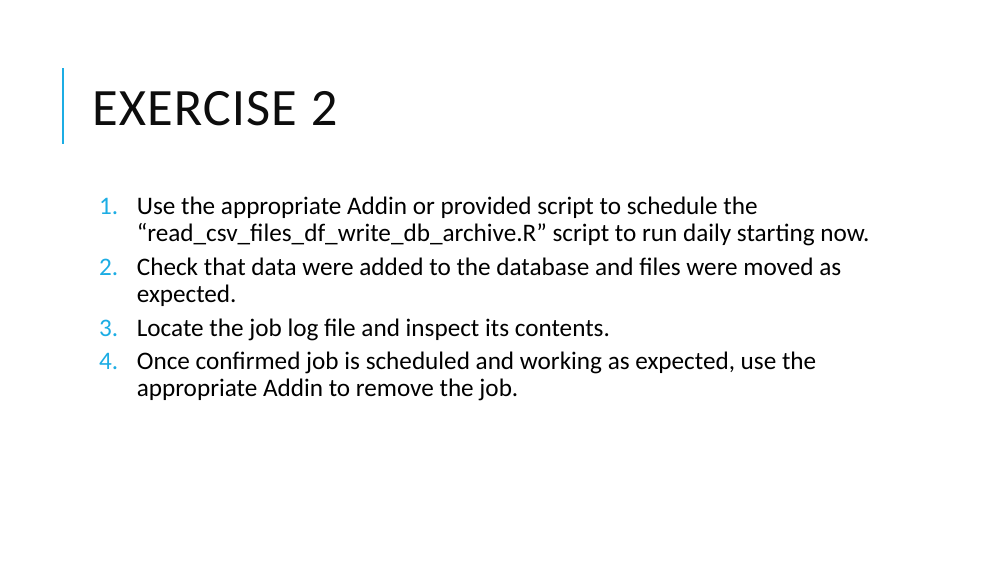
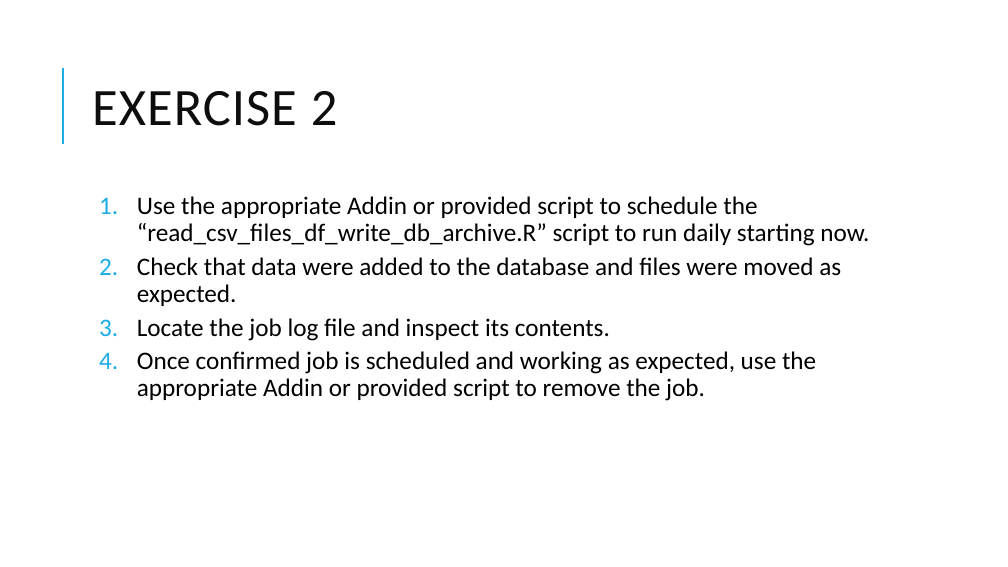
Before and after one commit to pcmathias/databases-dashboards-in-R, a slide deck: slide 21 of slides/05 - Automation.pptx. Drawn at 1008x567 pixels with LibreOffice and Linux fonts; fonts in the diff are those of the drawing. Boxes give left, top, right and bottom in pixels: in the first picture for what was removed or moved away, otherwise in the second. Text is boxed around its words. In the diff, an @@ line names an element or a change of style, - is before the commit and + after.

```diff
--- a/slides/05 - Automation.pptx
+++ b/slides/05 - Automation.pptx
@@ text at bbox=[137, 351, 816, 401]: text changed @@
-  4. Once confirmed job is scheduled and working as expected, use the appropriate Addin to remove the job.
+  4. Once confirmed job is scheduled and working as expected, use the appropriate Addin or provided script to remove the job.
```
Also in this commit, not shown: 1 other slide changed.
